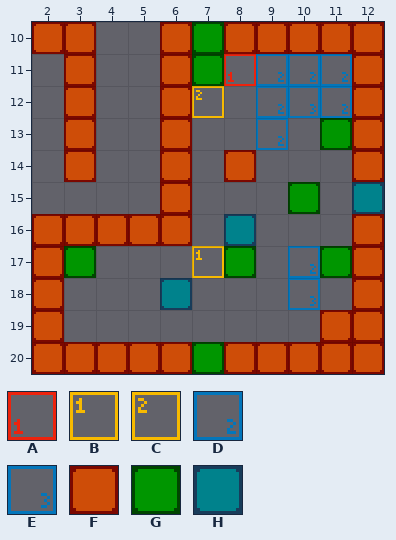
An edit to a level. Tiled map, gametomato/debug/tmx/map_01.tmx. The first picture shows the starting point.
Cells are 16x16 px. Shown: x 2..12, y 10..20.
Key: from "enemies": A 1; from "gates": B 1, C 2; from "items": D 2, E 3; from "walls": F 1, G 2, H 3.
_ is an empty cell.
Layers that did not change in this view are not listed.
Layer "walls" before, first column x 2:
10 FF__FGFFFFF
11 _F__FG____F
12 _F__F_____F
13 _F__F____GF
14 _F__F_F___F
15 ____F___G_H
16 FFFFF_H___F
17 FG____G__GF
18 F___H_____F
19 F________FF
20 FFFFFGFFFFF
Layer "items" before, first column x 2:
10 ___________
11 _______DDD_
12 _______DED_
13 _______D___
14 ___________
15 ___________
16 ___________
17 ________D__
18 ________E__
19 ___________
20 ___________
The same view after the edit:
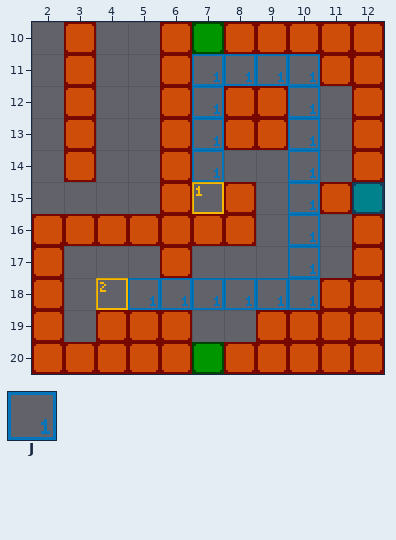
Further tiles: from "items": J 1.
Diff:
Layer "gates":
The author put tile B in row 15 at x 7.
The author put tile C in row 18 at x 4.
The edit erases tile B in row 17 at x 7.
The edit erases tile C in row 12 at x 7.
Layer "walls":
Tile H becomes tile F in row 16 at x 8.
The author put tile F in row 11 at x 11; in rows 12 to 13 at x 8 to 9; in row 15 at x 8 and 11; in row 16 at x 7; in row 17 at x 6; in row 18 at x 11.
The author put tile F in row 19 at x 4 to 6 and 9 to 10.
The edit erases tile F in row 10 at x 2; in row 14 at x 8.
The edit erases tile G in row 11 at x 7; in row 13 at x 11; in row 15 at x 10; in row 17 at x 3, 8 and 11.
The edit erases tile H in row 18 at x 6.
Layer "enemies":
The edit erases tile A in row 11 at x 8.
Layer "items":
Tile D becomes tile J in row 11 at x 9 to 10; in row 17 at x 10.
Tile E becomes tile J in row 12 at x 10; in row 18 at x 10.
The author put tile J in row 11 at x 7 to 8; in row 12 at x 7; in rows 13 to 14 at x 7 and 10; in rows 15 to 16 at x 10; in row 18 at x 5 to 9.
The edit erases tile D in row 11 at x 11; in row 12 at x 9 and 11; in row 13 at x 9.
Changed places in both pictures, as pixel boxes (x1, y1, x2, y2):
removed: (32, 22, 64, 54)
changed: (64, 54, 352, 342)
